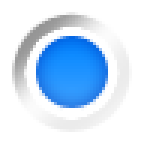
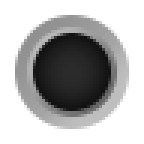
Layer changes from the first 144 × 144 image to the second:
added layer "innerframe" in group "Group 1" over [33, 33, 111, 111]
added layer "outerframe" (75%) in group "Group 1" over [15, 15, 129, 129]
hid "Ellipse 1", moved it into group "Original" over [36, 36, 108, 108]
moved "Layer 0" into group "Original", painted on it over [12, 12, 132, 132]
